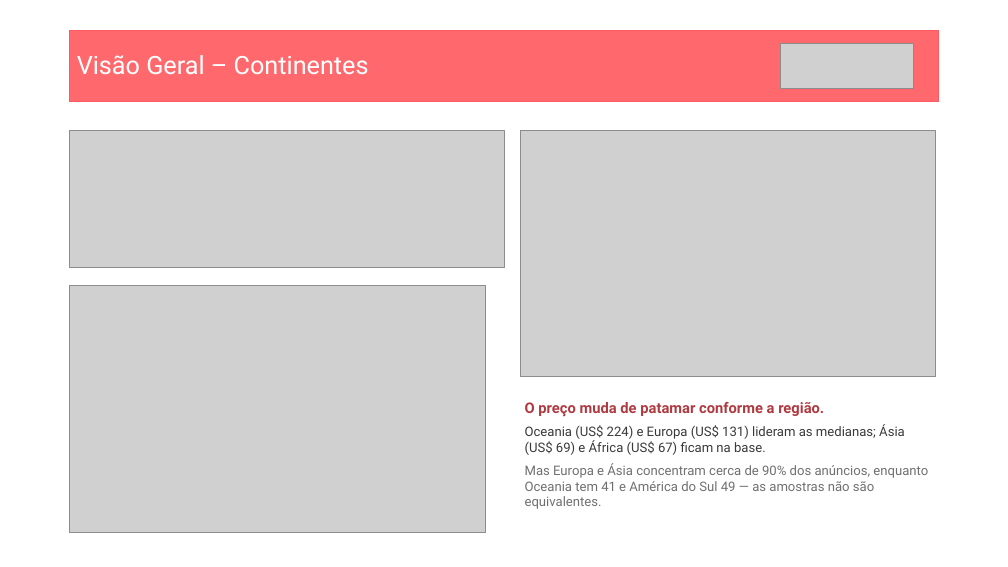
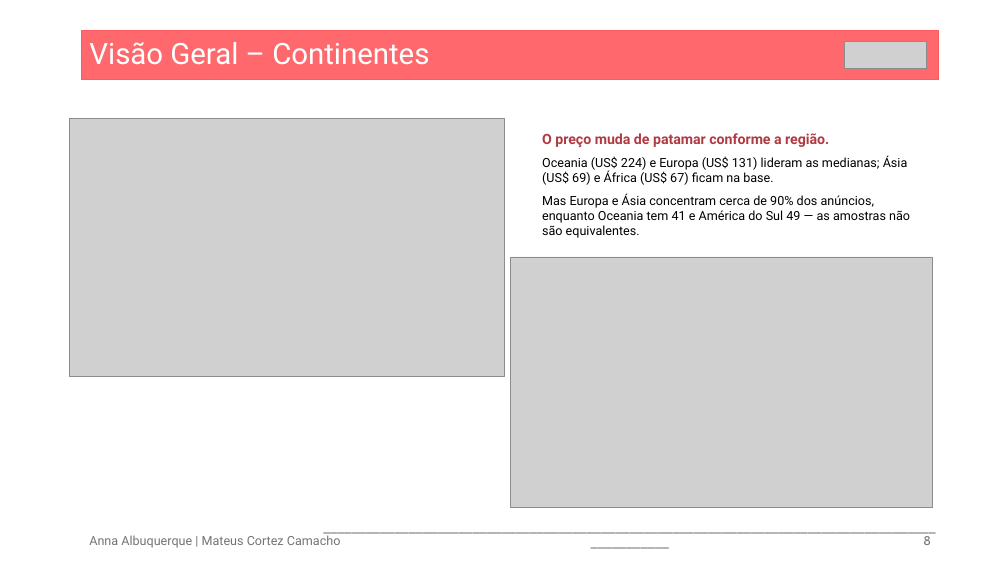
Before and after one commit to Matex0406/Projeto_1_CB, a slide deck: slide 8 of Seminario 1 - Insper Data - Analise AirBnb - Versão 2.pptx. Drawn at 1008x567 pixels with LibreOffice and Linux fonts; fonts in the diff are those of the drawing; grey boxes stand for pictures. Boxes give left, top, right and bottom in pixels: in the first picture for what was removed or moved away, otherwise in the second. Text is boxed around its words. In the diff, an @@ line names an element or a change of style, - is before the commit and + after.

```diff
--- a/Seminario 1 - Insper Data - Analise AirBnb - Versão 2.pptx
+++ b/Seminario 1 - Insper Data - Analise AirBnb - Versão 2.pptx
@@ rectangle "Visão Geral – Continentes" resized from (x1=70, y1=30, x2=939, y2=101) to (x1=82, y1=30, x2=938, y2=80) @@
@@ rectangle "Visão Geral – Continentes" at (x1=82, y1=30, x2=938, y2=80): size 24 to 28 pt; title to rectangle @@
@@ picture resized from (x1=780, y1=44, x2=913, y2=88) to (x1=845, y1=42, x2=926, y2=69) @@
@@ picture resized from (x1=70, y1=286, x2=485, y2=532) to (x1=70, y1=119, x2=504, y2=377) @@
@@ picture removed at (x1=70, y1=130, x2=504, y2=267) @@
@@ text "O preço muda de patamar ..." moved from (x1=525, y1=402, x2=928, y2=509) to (x1=542, y1=133, x2=910, y2=238) @@
@@ text "O preço muda de patamar ..." at (x1=542, y1=133, x2=910, y2=238): size 14 to 13.5 pt in "O preço muda de patamar conforme a ..."; size 12.5 to 12 pt in "Oceania (US$ 224) e Europa (US$ 131) ...", "Mas Europa e Ásia concentram cerca de ..."; text colour #3A3A3A to #000000 in "Oceania (US$ 224) e Europa (US$ 131) ..."; text colour #707070 to #000000 in "Mas Europa e Ásia concentram cerca de ..." @@
@@ picture resized from (x1=520, y1=130, x2=936, y2=377) to (x1=510, y1=257, x2=932, y2=507) @@
@@ text added at (x1=89, y1=533, x2=341, y2=548), 12 pt, text #747474 @@
+Anna Albuquerque | Mateus Cortez Camacho
@@ text added at (x1=312, y1=516, x2=948, y2=554), 12 pt, text #797979 @@
+_________________________________________________________________________________________________
@@ page number added at (x1=923, y1=536, x2=931, y2=545), 12 pt, text #797979 @@
+8
```
Also in this commit, not shown: 10 other slides changed, 2 slides added, 4 slides removed, 2 other files.
